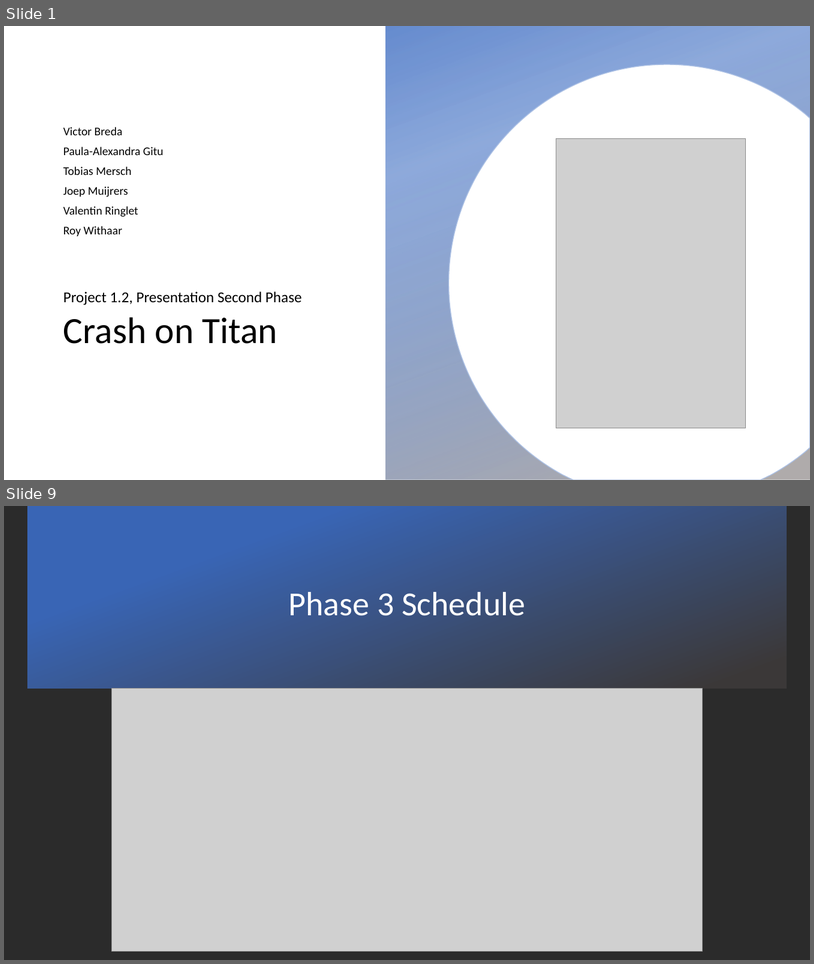
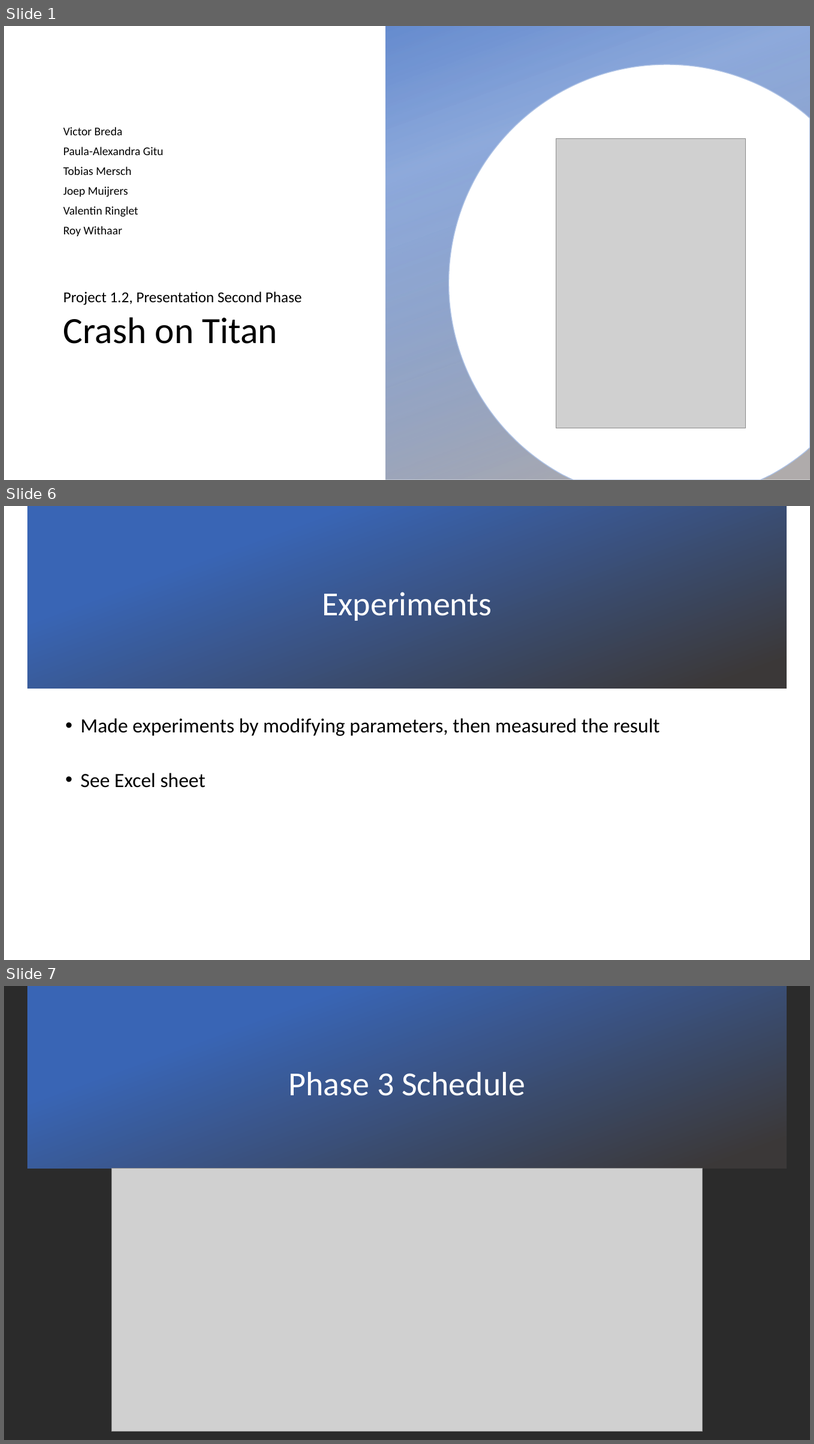
Before and after one commit to tmersch/TSO, a slide deck: documentation/Phase 2 experiments/Presentation second phase.pptx. Shown one above the other, each under a label of ours: slides 1 and 9 before the commit, slides 1, 6 and 7 after it; the slides between them are not shown. The pictures are 814x964 and 814x1444 pixels, drawn with LibreOffice and Linux fonts; fonts in the diff are those of the drawing; grey boxes stand for pictures; background and template pictures are left out; a plain dark background stands for a picture behind light text. Boxes give left, top, right and bottom in pixels: in the first picture for what was removed or moved away, otherwise in the second. Text is boxed around its words. In the diff, an @@ line names an element or a change of style, - is before the commit and + after.

```diff
--- a/documentation/Phase 2 experiments/Presentation second phase.pptx
+++ b/documentation/Phase 2 experiments/Presentation second phase.pptx
@@ slide 6 added at bbox=[4, 506, 810, 960], background picture (left out) @@
@@ rectangle added at bbox=[27, 506, 788, 688], fill gradient #3965B5 to #3B3838 @@
@@ title added at bbox=[322, 592, 492, 621], 40 pt, text #FFFFFF @@
+Experiments
@@ text added at bbox=[81, 718, 660, 787], 24 pt, text #000000 @@
+• Made experiments by modifying parameters, then measured the result
+• See Excel sheet
@@ what was slide 9 is now slide 7 @@
```
Also in this commit, not shown: 3 slides changed, 3 other slides added, 5 slides removed.
